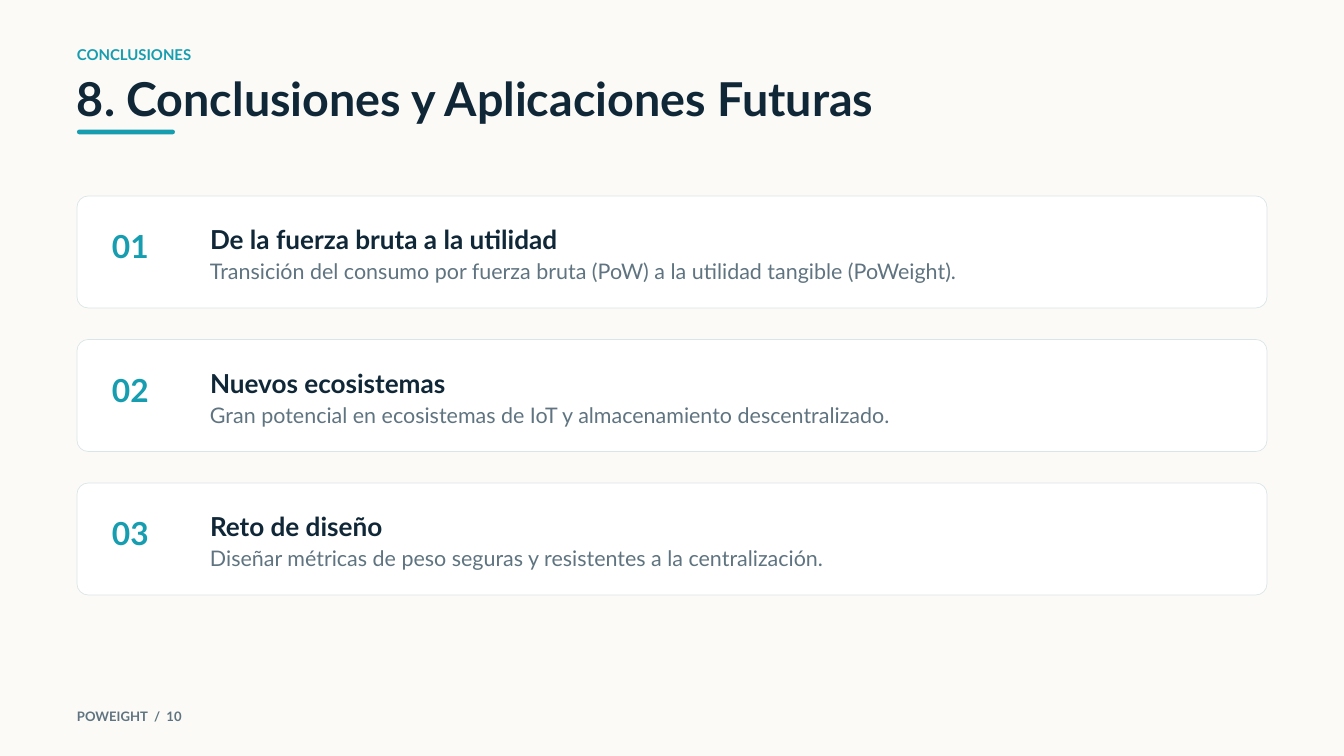
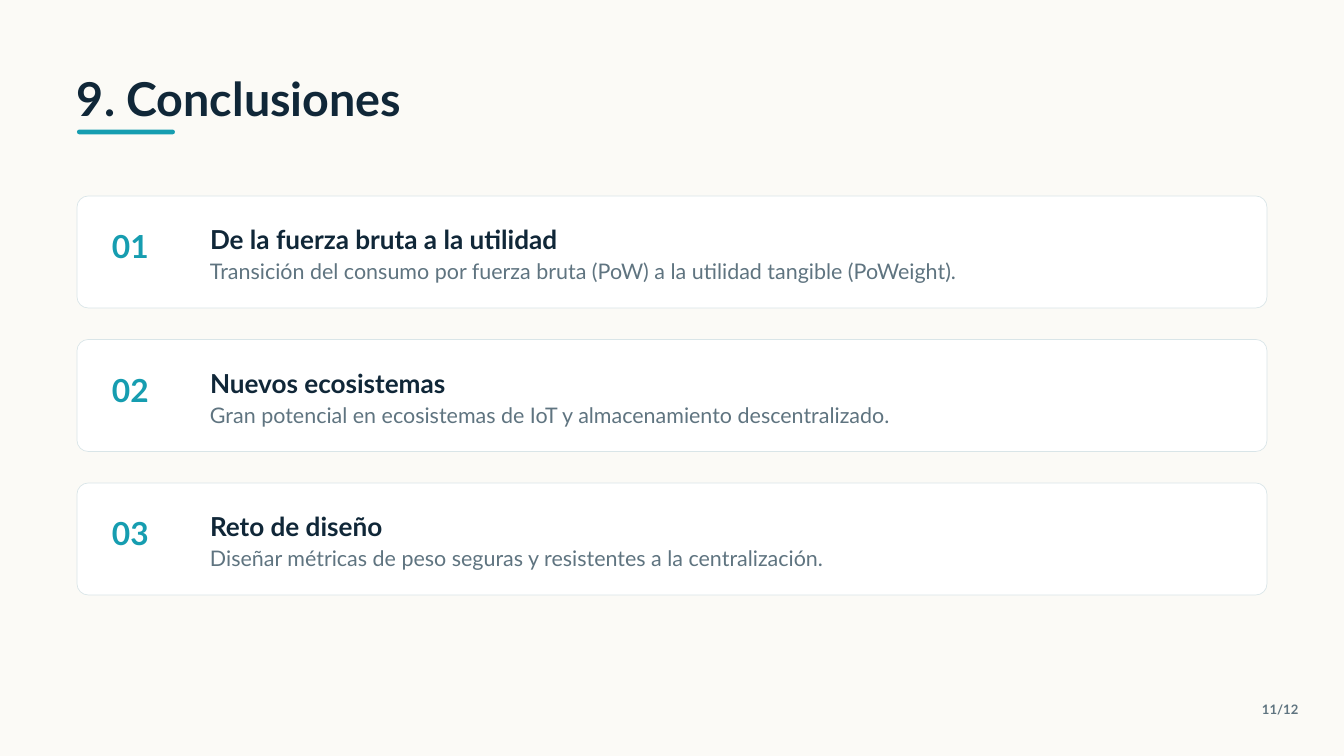
Before and after one commit to MiguelMrtnzLpz/BC, a slide deck: slide 11 of Presentaciones/1 Protocolos de consenso/Proof of Weight.pptx (slide 10 before the commit). Drawn at 1344x756 pixels with LibreOffice and Linux fonts; fonts in the diff are those of the drawing. Boxes give left, top, right and bottom in pixels: in the first picture for what was removed or moved away, otherwise in the second. Text is boxed around its words. In the diff, an @@ line names an element or a change of style, - is before the commit and + after.

```diff
--- a/Presentaciones/1 Protocolos de consenso/Proof of Weight.pptx
+++ b/Presentaciones/1 Protocolos de consenso/Proof of Weight.pptx
@@ text removed at (x1=77, y1=49, x2=191, y2=60) @@
-CONCLUSIONES
@@ text at (x1=77, y1=81, x2=401, y2=117): text changed @@
-8. Conclusiones y Aplicaciones Futuras
+9. Conclusiones
@@ text removed at (x1=77, y1=711, x2=181, y2=721) @@
-POWEIGHT / 10
@@ text added at (x1=1262, y1=704, x2=1298, y2=715), 14 pt, text #5F7480, bold @@
+11/12
```
Also in this commit, not shown: 10 other slides changed, 1 slide added, 1 other file.
